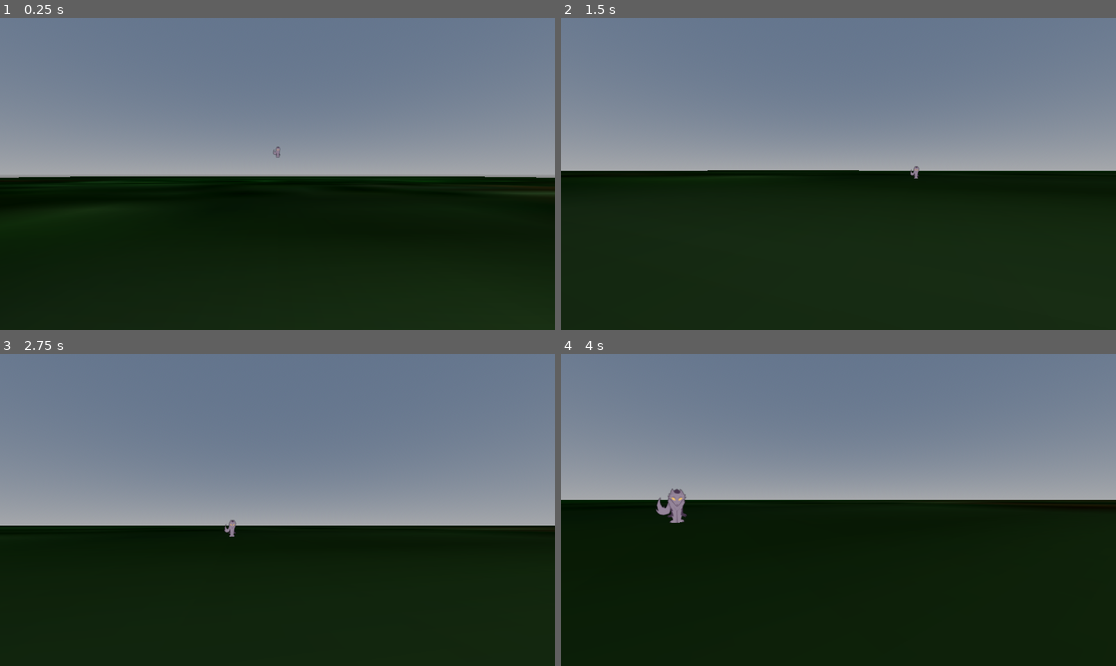
Above: before the commit, frames 1-4 (two rows, left to right).
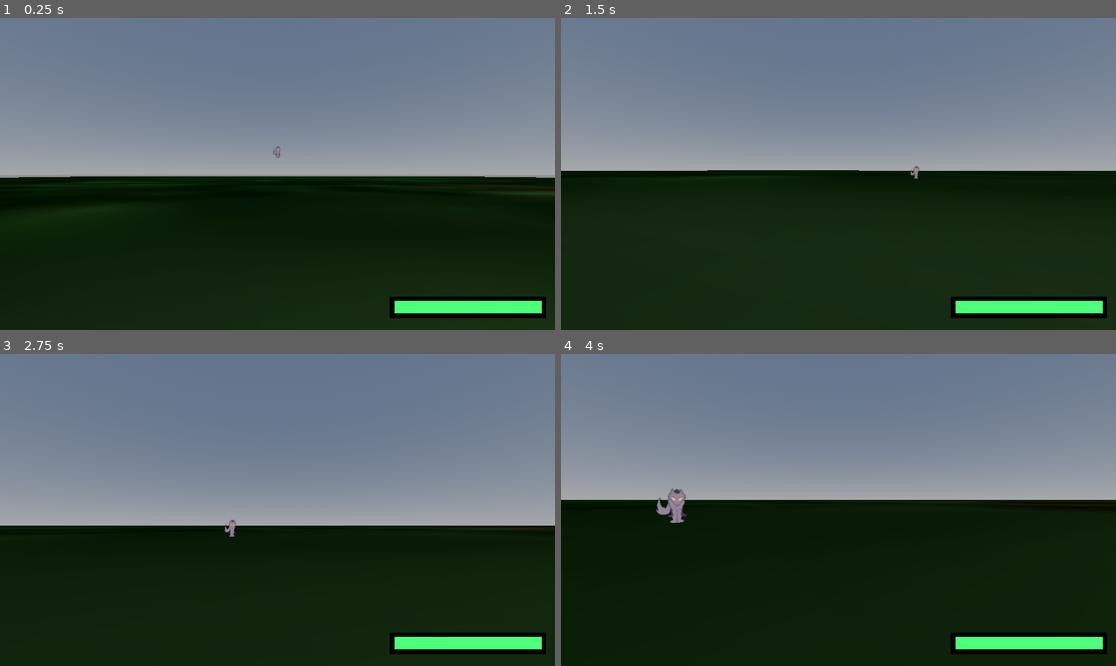
Above: after the commit, the same moments.

Repository: tajsDev/cleanser
Game: Godot game, scene res://Levels/level_one.tscn
The game is run twice, just before and just after one commit, with the same random seed, the same clock (stepped at 60 frames per second) and the same inputs.
Inputs (mouse positions are in pixels of both pictures, inside the frame that each line leads up to):
- Up to frame 1 (0.25 s): no input
- Up to frame 2 (1.5 s): tap Enter (ui_accept) at 0.5, 0.77 s; move the mouse to (866, 174) at 0.52 s; hold Up (ui_up) from 0.53 s (still down); move the mouse to (810, 174) at 1.27 s
- Up to frame 3 (2.75 s): keep holding Up (ui_up); tap Enter (ui_accept) at 1.52, 2 s; move the mouse to (288, 503) at 2.02 s
- Up to frame 4 (4 s): keep holding Up (ui_up); move the mouse to (832, 516) at 2.77 s; tap Enter (ui_accept) at 3.02, 3.77 s; move the mouse to (877, 513) at 3.52 s

The runs differ from the first frame. In frame 1, 1.9% of the frame differs, in the area x 70-99%, y 89-97%; in frame 2, 1.9%; in frame 3, 1.9%; in frame 4, 1.9%.

Commit message:
added health bar

Diff:
--- a/Player/player.tscn
+++ b/Player/player.tscn
@@ -1,10 +1,12 @@
-[gd_scene load_steps=11 format=3 uid="uid://ds5rdkbb2n5fq"]
+[gd_scene load_steps=20 format=3 uid="uid://ds5rdkbb2n5fq"]
 
 [ext_resource type="Script" path="res://Scripts/player_movement.gd" id="1_7jrg8"]
 [ext_resource type="Script" path="res://Scripts/player_camera.gd" id="2_urfap"]
 [ext_resource type="Script" path="res://Scripts/cleanse_book.gd" id="3_gbmod"]
+[ext_resource type="Script" path="res://Scripts/health_bar.gd" id="3_qw161"]
 [ext_resource type="PackedScene" uid="uid://pavqsibir81r" path="res://Projectiles/Cleanse.tscn" id="4_6e4mh"]
 [ext_resource type="Script" path="res://Scripts/health_manager.gd" id="5_md0m2"]
+[ext_resource type="Script" path="res://Scripts/player_hit.gd" id="5_wq1dv"]
 
 [sub_resource type="ProceduralSkyMaterial" id="ProceduralSkyMaterial_may0v"]
 
@@ -16,9 +18,28 @@
 sky = SubResource("Sky_xay2l")
 ambient_light_color = Color(1, 1, 1, 1)
 
+[sub_resource type="Theme" id="Theme_32wf2"]
+/colors/blue = Color(0, 0, 0, 1)
+
+[sub_resource type="CanvasTexture" id="CanvasTexture_eh203"]
+
+[sub_resource type="StyleBoxTexture" id="StyleBoxTexture_mloln"]
+texture = SubResource("CanvasTexture_eh203")
+modulate_color = Color(0, 0, 0, 1)
+
+[sub_resource type="StyleBoxTexture" id="StyleBoxTexture_osvox"]
+
+[sub_resource type="CanvasTexture" id="CanvasTexture_pitk5"]
+
+[sub_resource type="StyleBoxTexture" id="StyleBoxTexture_pik6u"]
+texture = SubResource("CanvasTexture_pitk5")
+modulate_color = Color(0.301961, 1, 0.47451, 1)
+
 [sub_resource type="CylinderShape3D" id="CylinderShape3D_tjmev"]
 
 [sub_resource type="CapsuleMesh" id="CapsuleMesh_d4wt4"]
+
+[sub_resource type="CylinderShape3D" id="CylinderShape3D_fnev5"]
 
 [node name="Player" type="CharacterBody3D"]
 script = ExtResource("1_7jrg8")
@@ -27,6 +48,45 @@
 transform = Transform3D(1, 0, 0, 0, 1, 0, 0, 0, 1, 0, 0.496753, -0.439856)
 environment = SubResource("Environment_tl3qk")
 script = ExtResource("2_urfap")
+
+[node name="CanvasLayer" type="CanvasLayer" parent="Camera3D"]
+
+[node name="Background" type="ProgressBar" parent="Camera3D/CanvasLayer"]
+anchors_preset = 3
+anchor_left = 1.0
+anchor_top = 1.0
+anchor_right = 1.0
+anchor_bottom = 1.0
+offset_left = -343.0
+offset_top = -69.0
+offset_right = -19.0
+offset_bottom = -24.0
+grow_horizontal = 0
+grow_vertical = 0
+theme = SubResource("Theme_32wf2")
+theme_override_styles/background = SubResource("StyleBoxTexture_mloln")
+theme_override_styles/fill = SubResource("StyleBoxTexture_osvox")
+max_value = 0.0
+show_percentage = false
+
+[node name="HealthBar" type="ProgressBar" parent="Camera3D/CanvasLayer"]
+anchors_preset = 3
+anchor_left = 1.0
+anchor_top = 1.0
+anchor_right = 1.0
+anchor_bottom = 1.0
+offset_left = -333.0
+offset_top = -61.0
+offset_right = -28.0
+offset_bottom = -34.0
+grow_horizontal = 0
+grow_vertical = 0
+theme = SubResource("Theme_32wf2")
+theme_override_styles/background = SubResource("StyleBoxTexture_mloln")
+theme_override_styles/fill = SubResource("StyleBoxTexture_pik6u")
+value = 100.0
+show_percentage = false
+script = ExtResource("3_qw161")
 
 [node name="cleanse_book" type="Node3D" parent="Camera3D" node_paths=PackedStringArray("cam")]
 transform = Transform3D(1, 0, 0, 0, 1, 0, 0, 0, 1, 0, 0.0189483, -0.236415)
@@ -41,5 +101,14 @@
 mesh = SubResource("CapsuleMesh_d4wt4")
 skeleton = NodePath("../..")
 
-[node name="HealthManager" type="Node3D" parent="."]
+[node name="Area3D" type="Area3D" parent="."]
+script = ExtResource("5_wq1dv")
+
+[node name="HealthManager" type="Node3D" parent="Area3D"]
 script = ExtResource("5_md0m2")
+
+[node name="CollisionShape3D" type="CollisionShape3D" parent="Area3D"]
+transform = Transform3D(1, 0, 0, 0, 1, 0, 0, 0, 1, 0, 0.362793, 0)
+shape = SubResource("CylinderShape3D_fnev5")
+
+[connection signal="hurts" from="Area3D/HealthManager" to="Area3D" method="_on_health_manager_hurts"]
--- /dev/null
+++ b/Scripts/health_bar.gd
@@ -0,0 +1,11 @@
+extends Node
+
+
+# Called when the node enters the scene tree for the first time.
+func _ready() -> void:
+	pass # Replace with function body.
+
+
+# Called every frame. 'delta' is the elapsed time since the previous frame.
+func _process(delta: float) -> void:
+	pass
--- /dev/null
+++ b/Scripts/level_clear.gd
@@ -0,0 +1,11 @@
+extends Node
+
+
+# Called when the node enters the scene tree for the first time.
+func _ready() -> void:
+	pass # Replace with function body.
+
+
+# Called every frame. 'delta' is the elapsed time since the previous frame.
+func _process(delta: float) -> void:
+	pass
--- /dev/null
+++ b/Scripts/player_hit.gd
@@ -0,0 +1,20 @@
+extends Area3D
+@onready var health_mang = $HealthManager
+
+# Called when the node enters the scene tree for the first time.
+func _ready() -> void:
+	pass
+
+
+# Called every frame. 'delta' is the elapsed time since the previous frame.
+func _process(delta: float) -> void:
+	pass
+
+
+func _on_area_entered(area: Area3D) -> void:
+	if(area.is_in_group("enemy_proj")):
+		_on_health_manager_hurts()
+
+
+func _on_health_manager_hurts() -> void:
+	health_mang.hurts(10)
--- a/Scripts/player_movement.gd
+++ b/Scripts/player_movement.gd
@@ -1,6 +1,5 @@
 extends CharacterBody3D
 
-@onready var play_health = $HealthManager
 const SPEED = 5.0
 const JUMP_VELOCITY = 4.5
 
